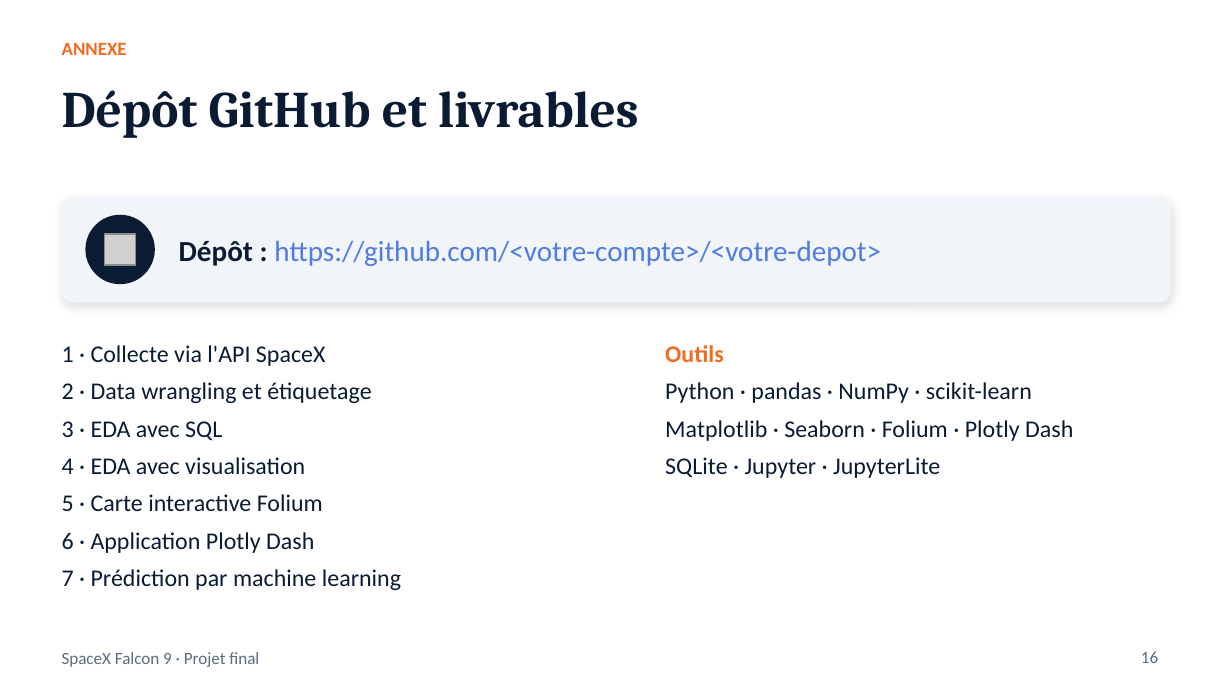
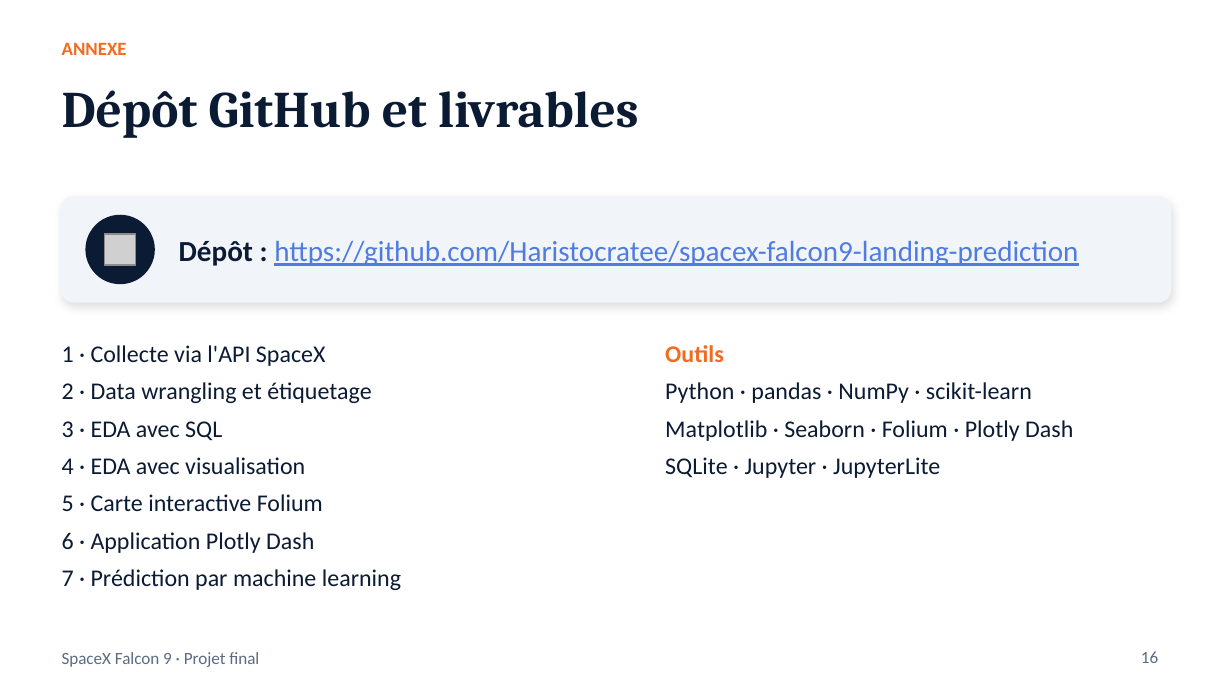
Before and after one commit to Haristocratee/spacex-falcon9-landing-prediction, a slide deck: slide 16 of presentation/Projet_final_SpaceX_Falcon9.pptx. Drawn at 1232x693 pixels with LibreOffice and Linux fonts; fonts in the diff are those of the drawing; grey boxes stand for pictures; background and template pictures are left out. Boxes give left, top, right and bottom in pixels: in the first picture for what was removed or moved away, otherwise in the second. Text is boxed around its words. In the diff, an @@ line names an element or a change of style, - is before the commit and + after.

```diff
--- a/presentation/Projet_final_SpaceX_Falcon9.pptx
+++ b/presentation/Projet_final_SpaceX_Falcon9.pptx
@@ text at [179, 241, 1078, 266]: text changed @@
-Dépôt : https://github.com/<votre-compte>/<votre-depot>
+Dépôt : https://github.com/Haristocratee/spacex-falcon9-landing-prediction
```
Also in this commit, not shown: 1 other file.
